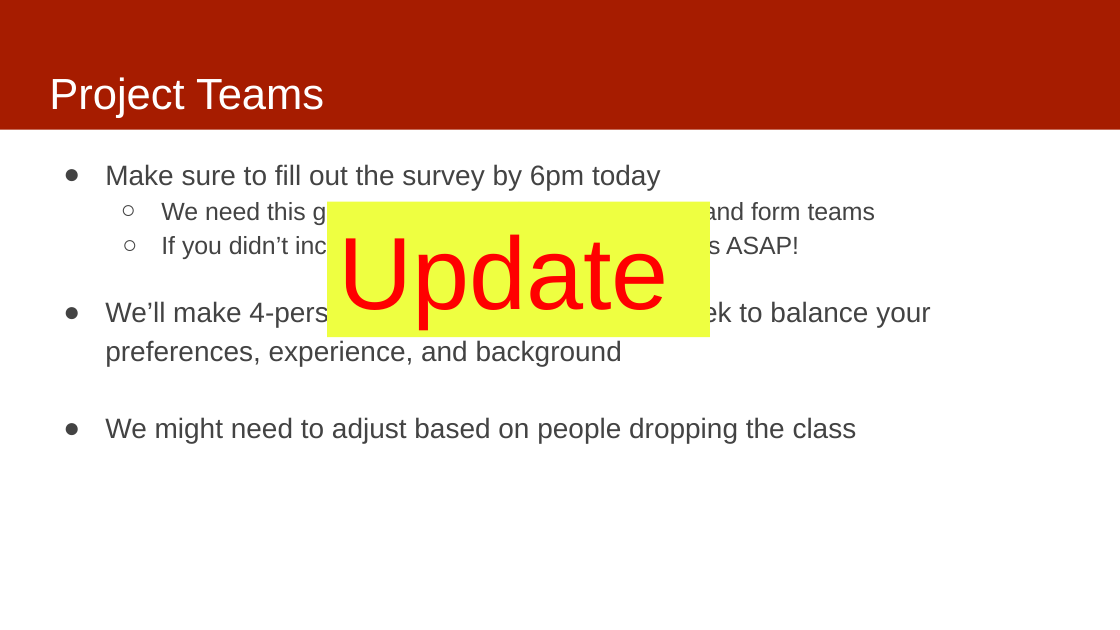
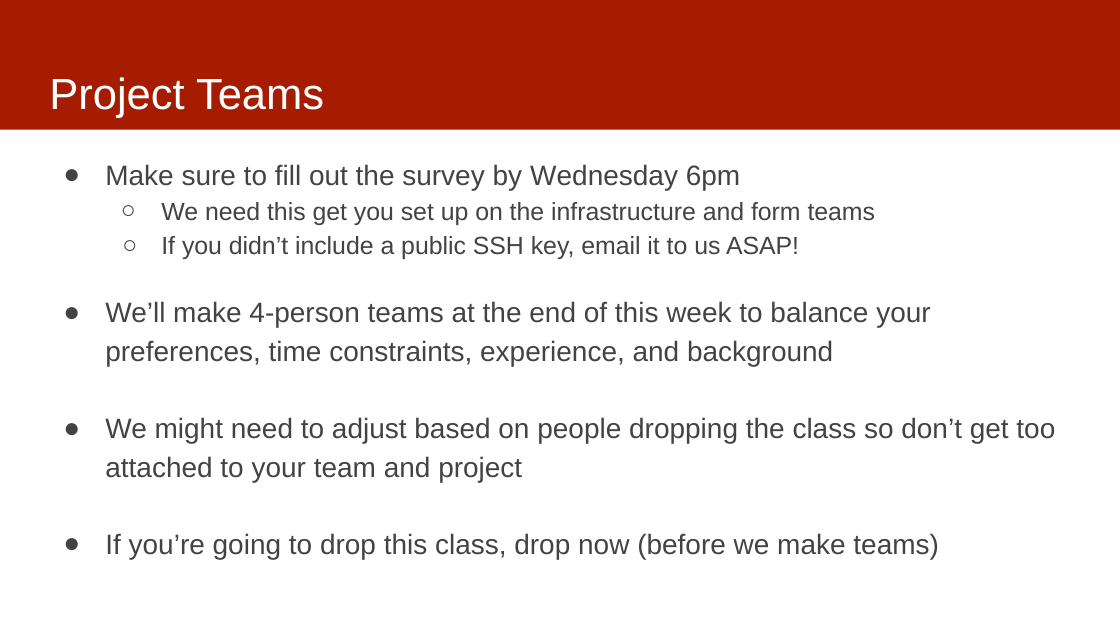
Before and after one commit to dssg/mlforpublicpolicylab, a slide deck: slide 13 of 01 - Intro and Scoping/ClassOverview.pptx (slide 14 before the commit). Drawn at 1120x630 pixels with LibreOffice and Linux fonts; fonts in the diff are those of the drawing. Boxes give left, top, right and bottom in pixels: in the first picture for what was removed or moved away, otherwise in the second. Text is boxed around its words. In the diff, an @@ line names an element or a change of style, - is before the commit and + after.

```diff
--- a/01 - Intro and Scoping/ClassOverview.pptx
+++ b/01 - Intro and Scoping/ClassOverview.pptx
@@ text at (105,164,740,190): text changed @@
-● Make sure to fill out the survey by 6pm today
+● Make sure to fill out the survey by Wednesday 6pm
@@ rectangle removed at (327,202,710,337) @@
-Update
@@ text at (105,301,1055,559): text changed @@
-● We’ll make 4-person teams at the end of this week to balance your preferences, experience, and background
-● We might need to adjust based on people dropping the class
+● We’ll make 4-person teams at the end of this week to balance your preferences, time constraints, experience, and background
+● We might need to adjust based on people dropping the class so don’t get too attached to your team and project
+● If you’re going to drop this class, drop now (before we make teams)
```
Also in this commit, not shown: 7 other slides changed, 1 slide removed.
